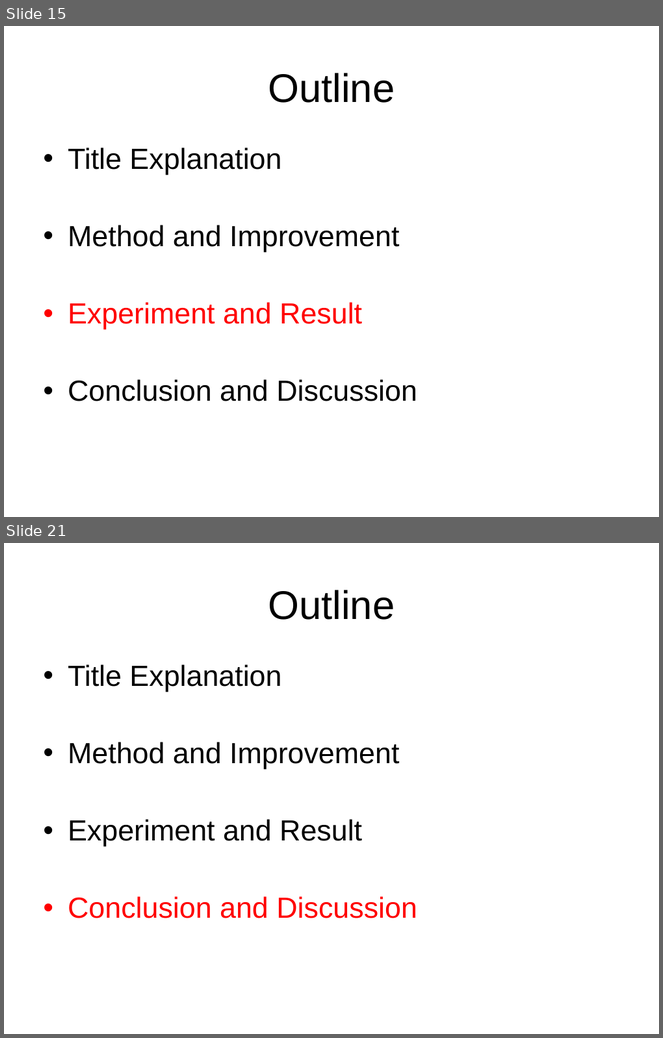
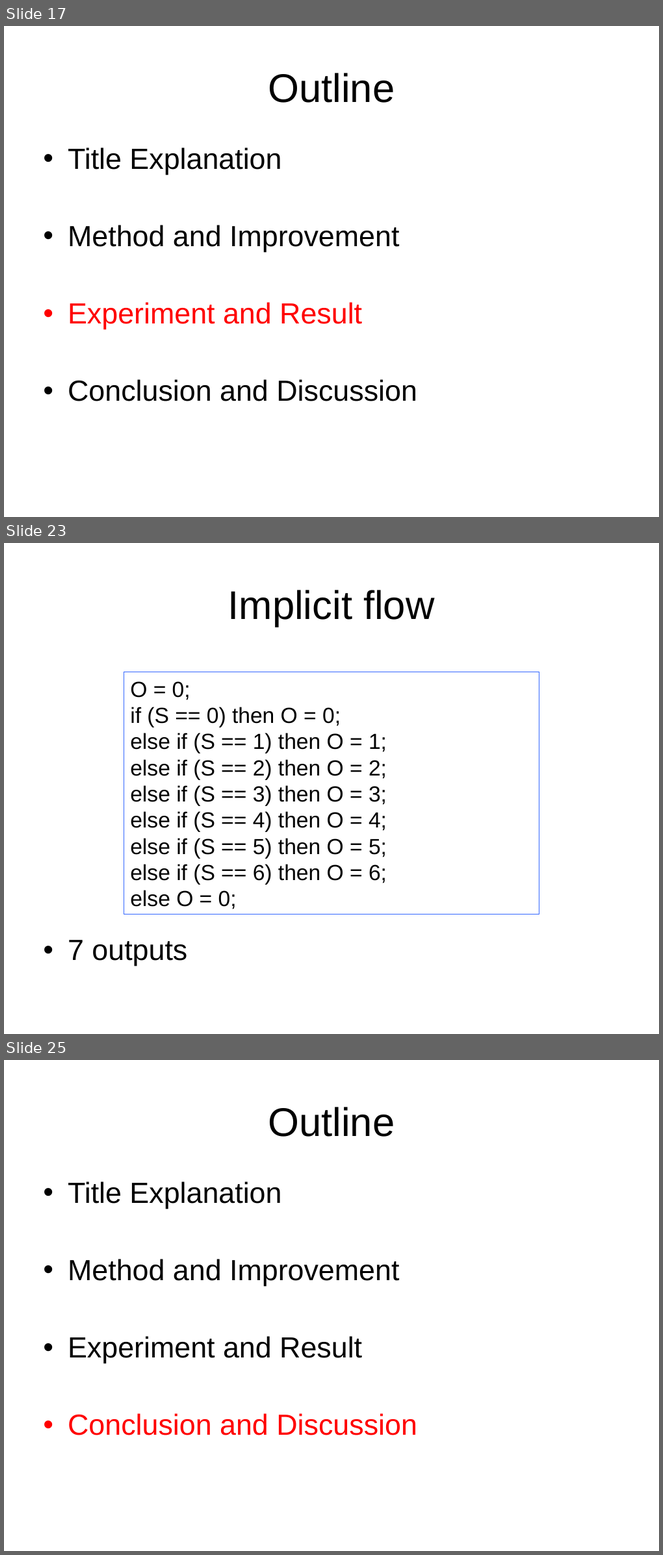
Before and after one commit to chenjiia/Thesis, a slide deck: thesis_presentation/presentation.ppt. Shown one above the other, each under a label of ours: slides 15 and 21 before the commit, slides 17, 23 and 25 after it; the slides between them are not shown. The pictures are 663x1038 and 663x1555 pixels, drawn with LibreOffice and Linux fonts; fonts in the diff are those of the drawing. Boxes give left, top, right and bottom in pixels: in the first picture for what was removed or moved away, otherwise in the second. Text is boxed around its words. In the diff, an @@ line names an element or a change of style, - is before the commit and + after.

```diff
--- a/thesis_presentation/presentation.ppt
+++ b/thesis_presentation/presentation.ppt
@@ slide 23 added at (4,543,659,1034), background #FFFFFF @@
@@ title added at (228,590,434,627), 44 pt, text #000000 @@
+Implicit flow
@@ rectangle added at (124,672,540,915), outline #3366FF 0.74 pt, 24 pt, text #000000 @@
+O = 0;
+if (S == 0) then O = 0;
+else if (S == 1) then O = 1;
+else if (S == 2) then O = 2;
+else if (S == 3) then O = 3;
+else if (S == 4) then O = 4;
+else if (S == 5) then O = 5;
+else if (S == 6) then O = 6;
+else O = 0;
@@ text added at (68,940,187,966), 32 pt, text #000000 @@
+• 7 outputs
@@ what was slide 15 is now slide 17 @@
@@ what was slide 21 is now slide 25 @@
```
Also in this commit, not shown: 3 slides changed, 9 other slides added, 4 slides removed, 3 other files.
